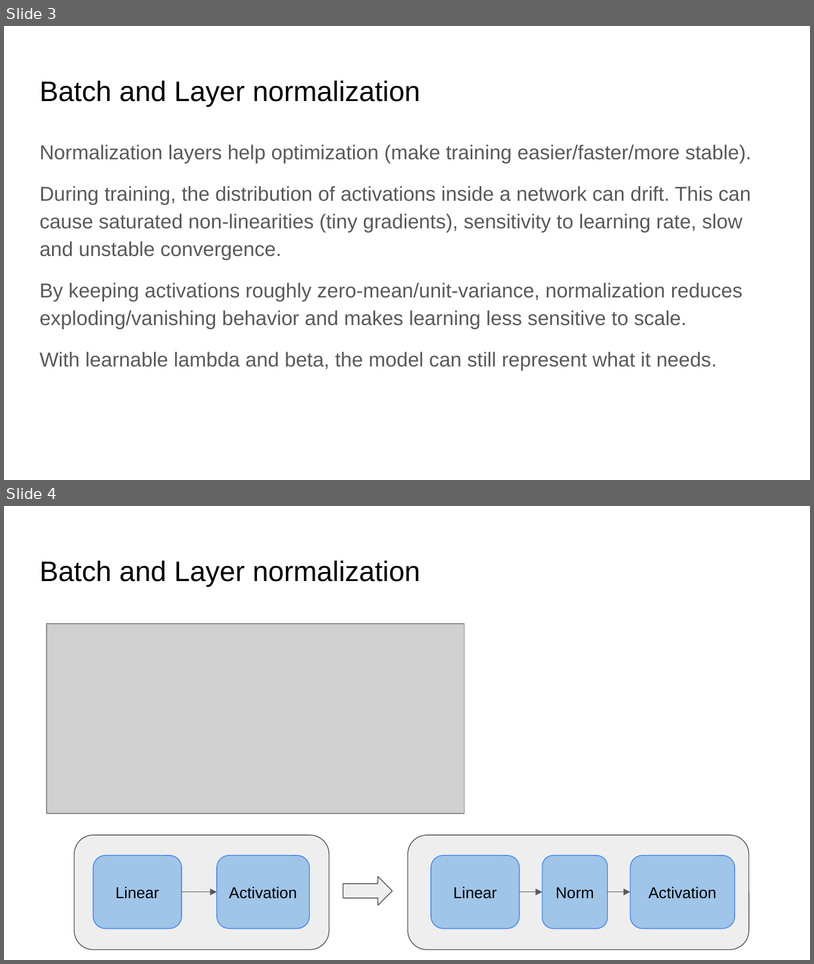
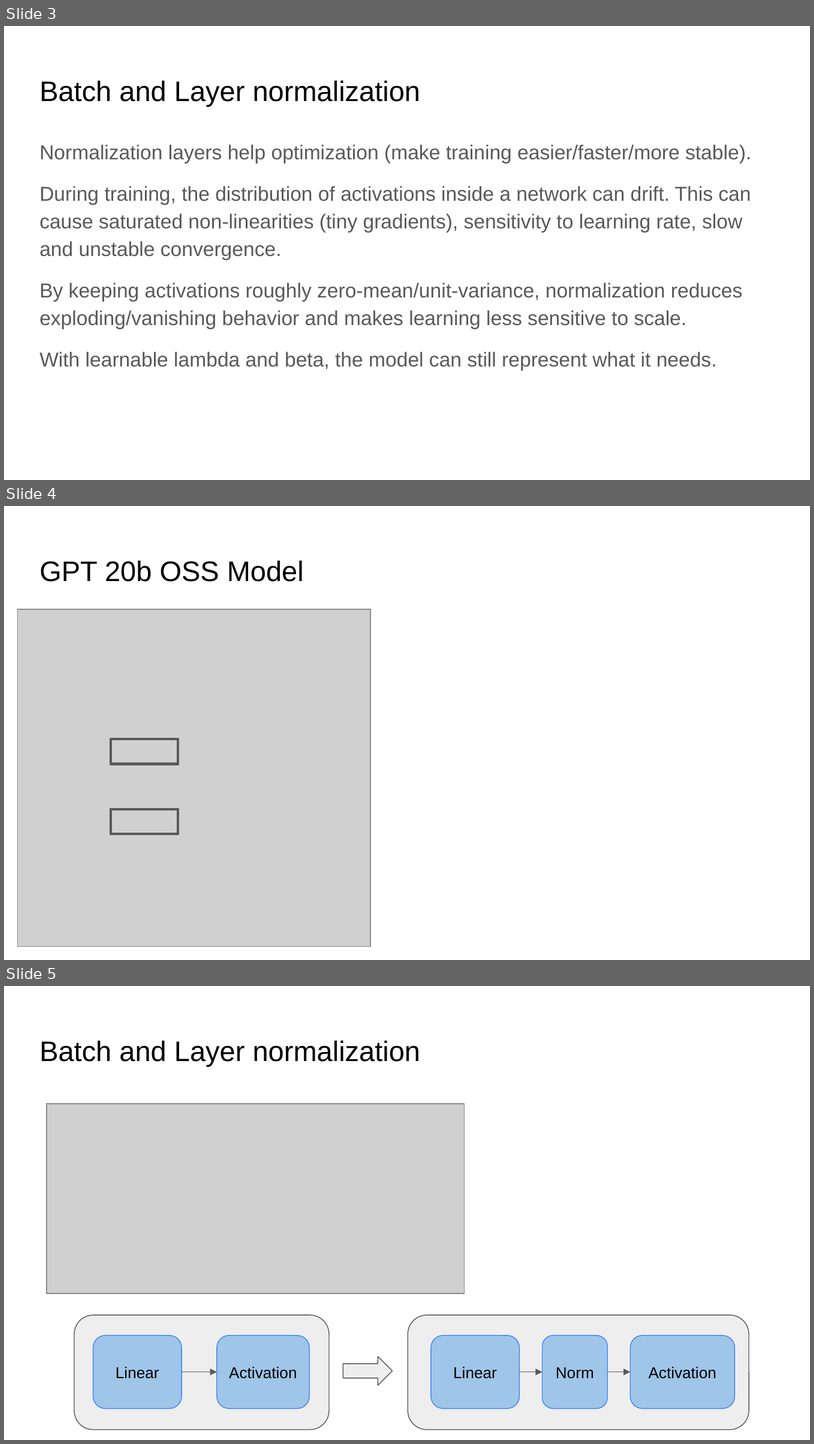
Before and after one commit to ankur6ue/deep-learning-course, a slide deck: Module 5/class_5.2/deep_learning_course_class_5.2.pptx. Shown one above the other, each under a label of ours: slides 3 and 4 before the commit, slides 3, 4 and 5 after it. The pictures are 814x964 and 814x1444 pixels, drawn with LibreOffice and Linux fonts; fonts in the diff are those of the drawing; grey boxes stand for pictures. Boxes give left, top, right and bottom in pixels: in the first picture for what was removed or moved away, otherwise in the second. Text is boxed around its words. In the diff, an @@ line names an element or a change of style, - is before the commit and + after.

```diff
--- a/Module 5/class_5.2/deep_learning_course_class_5.2.pptx
+++ b/Module 5/class_5.2/deep_learning_course_class_5.2.pptx
@@ slide 4 added at box(4, 506, 810, 960), background #FFFFFF @@
@@ title added at box(39, 561, 304, 582), 25.2 pt, text #000000 @@
+GPT 20b OSS Model
@@ picture added at box(18, 609, 371, 946) @@
@@ rectangle added at box(110, 739, 178, 764), outline #595959 2.25 pt @@
@@ rectangle added at box(110, 809, 178, 834), outline #595959 2.25 pt @@
@@ what was slide 4 is now slide 5 @@
```
Also in this commit, not shown: 3 slides changed, 1 other file.
